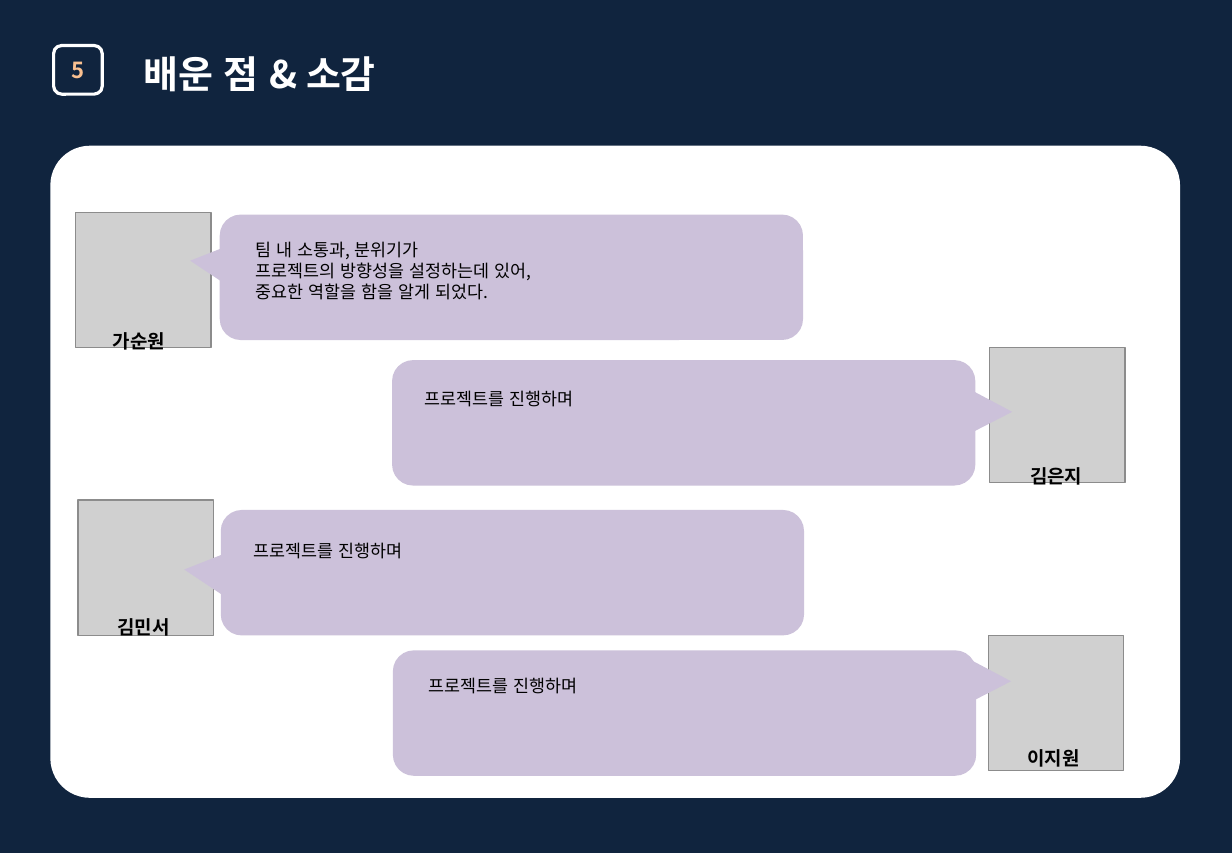
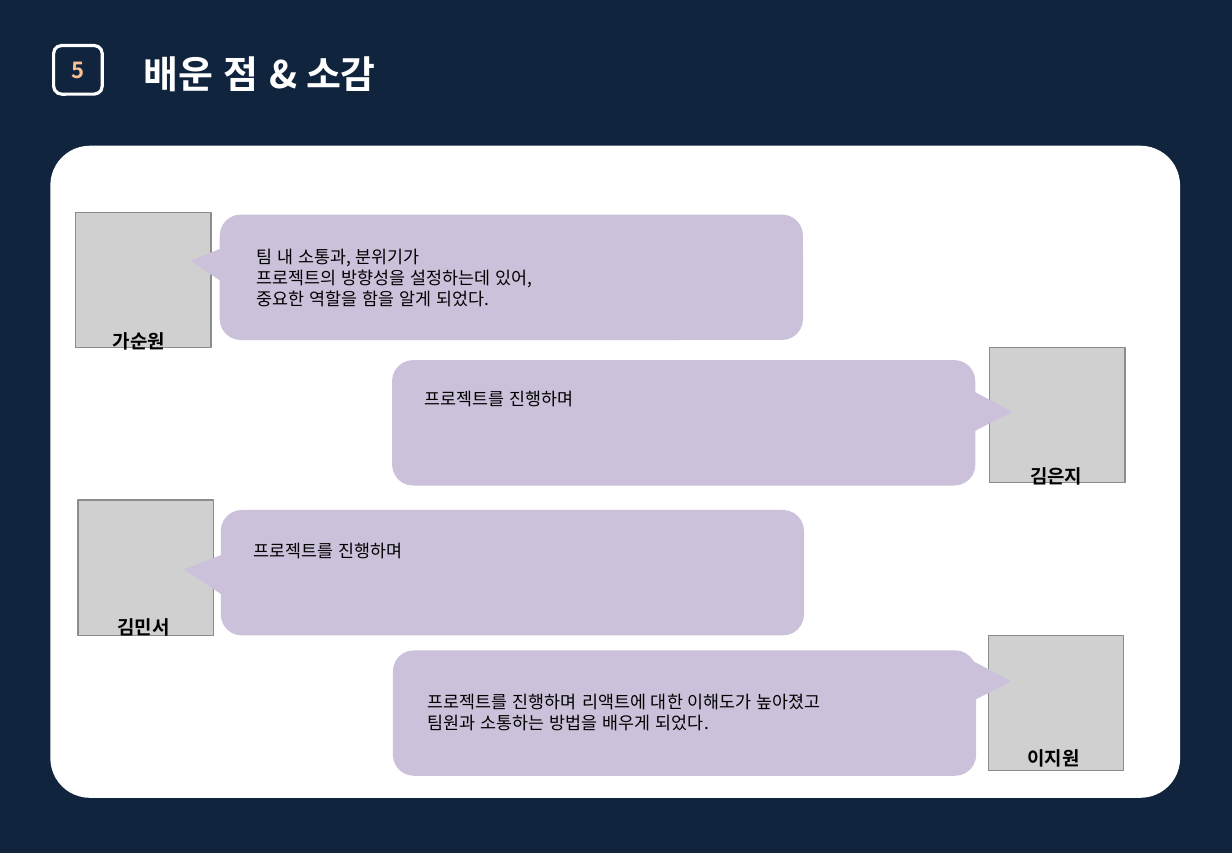
Before and after one commit to OrchardTree7/React-Todolist, a slide deck: slide 16 of 웹프레임워크1(B)_10팀_NONE-ERROR 최종발표.pptx. Drawn at 1232x853 pixels with LibreOffice and Linux fonts; fonts in the diff are those of the drawing; grey boxes stand for pictures. Boxes give left, top, right and bottom in pixels: in the first picture for what was removed or moved away, otherwise in the second. Text is boxed around its words. In the diff, an @@ line names an element or a change of style, - is before the commit and + after.

Commit message:
edit pptx

```diff
--- a/웹프레임워크1(B)_10팀_NONE-ERROR 최종발표.pptx
+++ b/웹프레임워크1(B)_10팀_NONE-ERROR 최종발표.pptx
@@ text "팀 내 소통과, 분위기가": place and size @@
-text "팀 내 소통과, 분위기가" at [256, 241, 532, 300]
+text "팀 내 소통과, 분위기가" at [257, 248, 533, 307]
@@ text at [428, 693, 821, 731]: text changed @@
-프로젝트를 진행하며
+프로젝트를 진행하며 리액트에 대한 이해도가 높아졌고
+팀원과 소통하는 방법을 배우게 되었다.
```
Also in this commit, not shown: 2 other slides changed.
